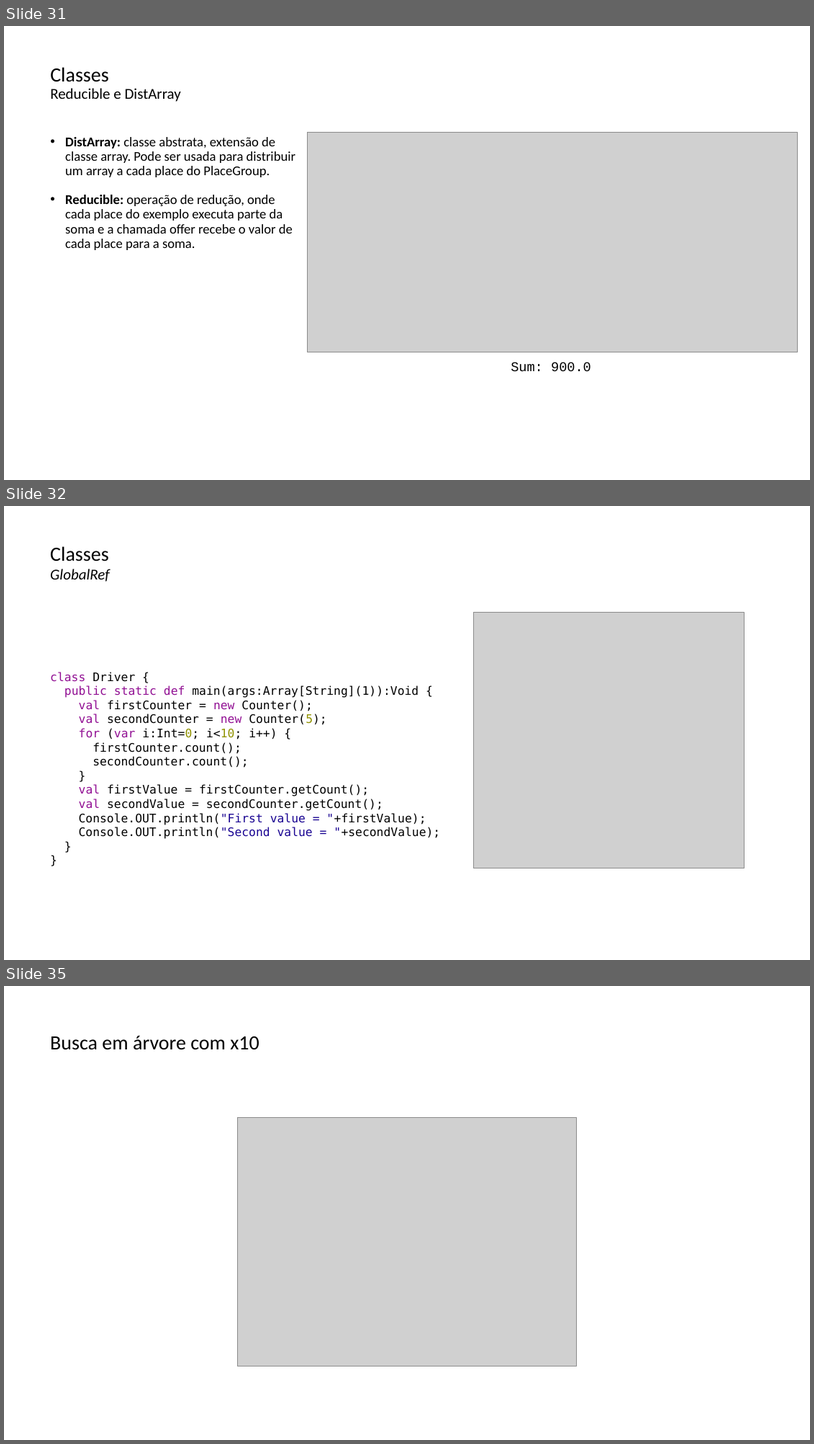
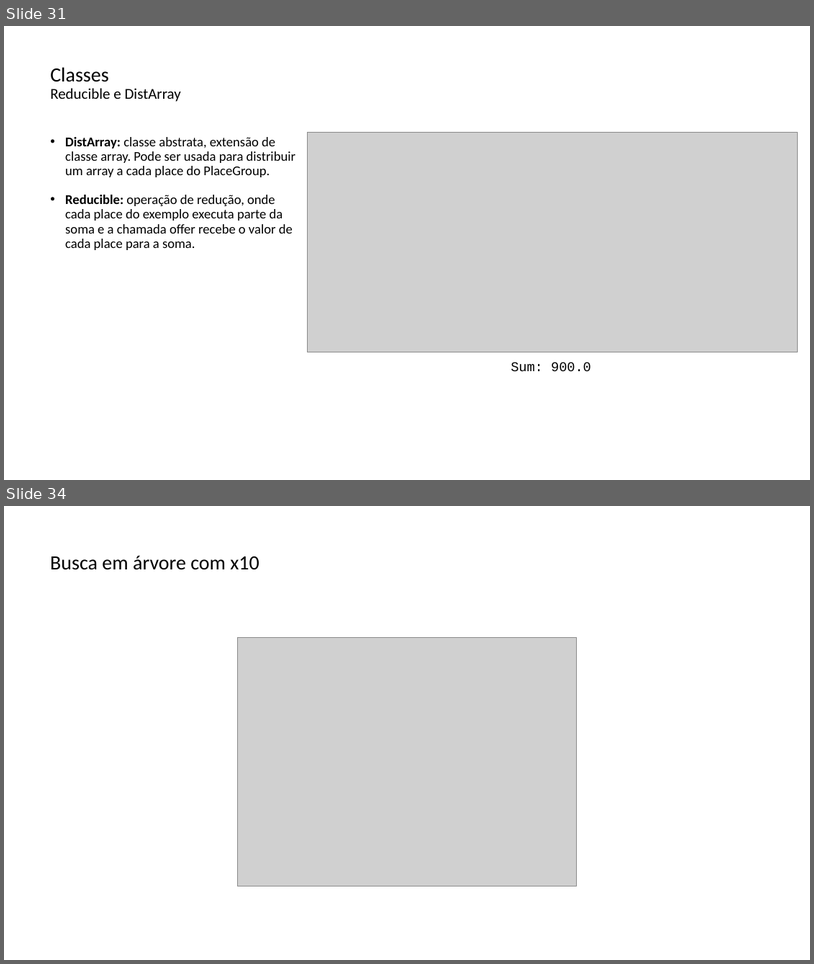
Before and after one commit to lquatrin/inf2591, a slide deck: x102.pptx. Shown one above the other, each under a label of ours: slides 31, 32 and 35 before the commit, slides 31 and 34 after it; the slides between them are not shown. The pictures are 814x1444 and 814x964 pixels, drawn with LibreOffice and Linux fonts; fonts in the diff are those of the drawing; grey boxes stand for pictures. Boxes give left, top, right and bottom in pixels: in the first picture for what was removed or moved away, otherwise in the second. Text is boxed around its words. In the diff, an @@ line names an element or a change of style, - is before the commit and + after.

```diff
--- a/x102.pptx
+++ b/x102.pptx
@@ slide 32 removed at box(4, 506, 810, 960), background #FFFFFF @@
@@ text removed at box(50, 546, 110, 582) @@
-Classes
-GlobalRef
@@ picture removed at box(474, 612, 744, 867) @@
@@ text removed at box(50, 672, 440, 839) @@
-class Driver {
-public static def main(args:Array[String](1)):Void {
-val firstCounter = new Counter();
-val secondCounter = new Counter(5);
-for (var i:Int=0; i<10; i++) {
-firstCounter.count();
-secondCounter.count();
-}
-val firstValue = firstCounter.getCount();
-val secondValue = secondCounter.getCount();
-Console.OUT.println("First value = "+firstValue);
-Console.OUT.println("Second value = "+secondValue);
-}
-}
@@ what was slide 35 is now slide 34 @@
```
Also in this commit, not shown: 2 slides changed, 1 slide added, 1 other slide removed.
